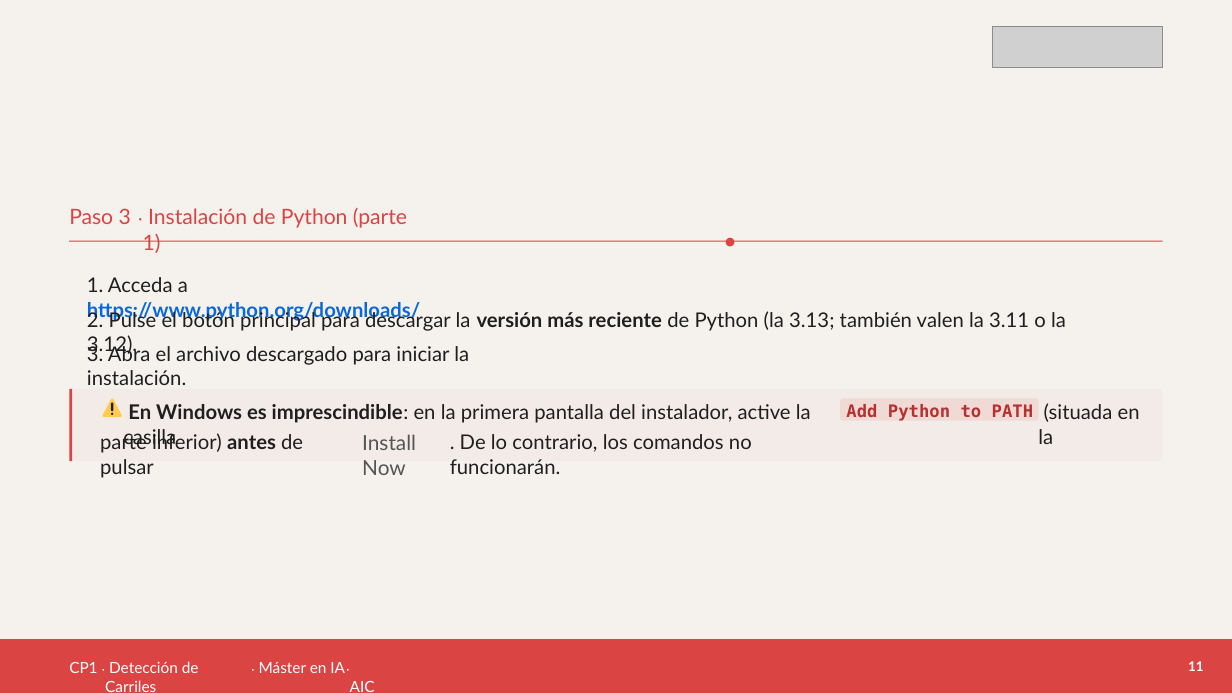
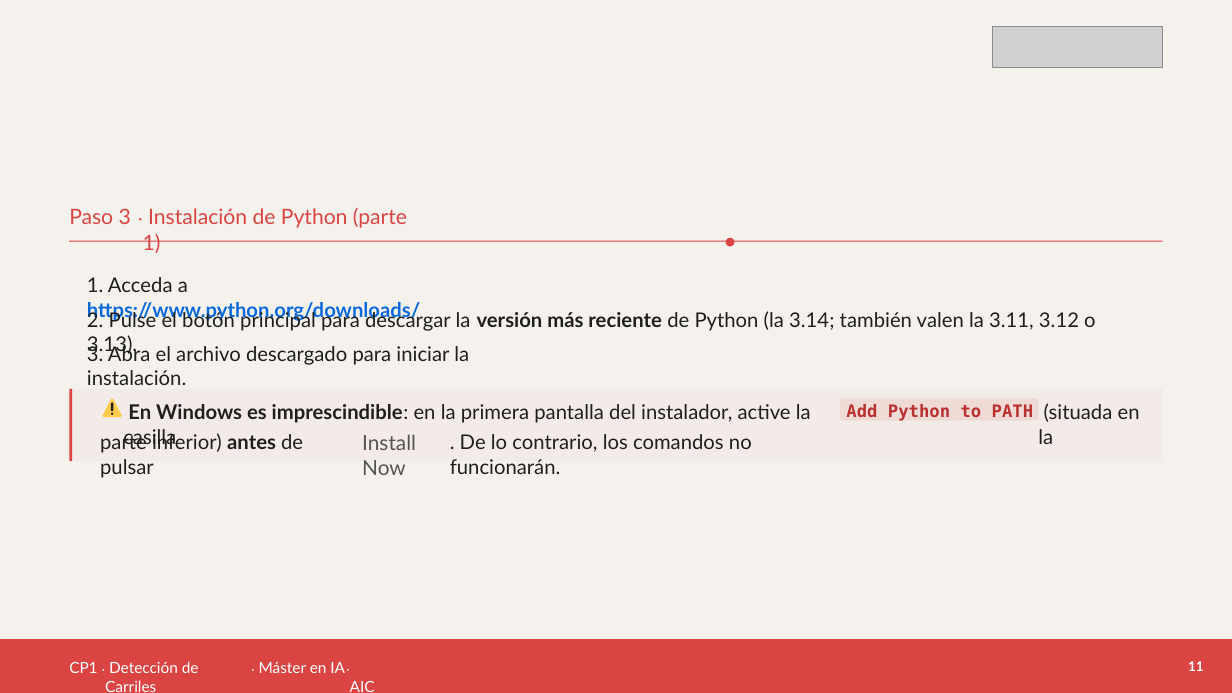
Before and after one commit to codx-digital/master-ia-practicas, a slide deck: slide 11 of CP1-carriles/rendered/CP1-dosier-alumno.pptx. Drawn at 1232x693 pixels with LibreOffice and Linux fonts; fonts in the diff are those of the drawing; grey boxes stand for pictures. Boxes give left, top, right and bottom in pixels: in the first picture for what was removed or moved away, otherwise in the second. Text is boxed around its words. In the diff, an @@ line names an element or a change of style, - is before the commit and + after.

```diff
--- a/CP1-carriles/rendered/CP1-dosier-alumno.pptx
+++ b/CP1-carriles/rendered/CP1-dosier-alumno.pptx
@@ text at (87,309,1095,331): text changed @@
-2. Pulse el botón principal para descargar la versión más reciente de Python (la 3.13; también valen la 3.11 o la 3.12).
+2. Pulse el botón principal para descargar la versión más reciente de Python (la 3.14; también valen la 3.11, 3.12 o 3.13).
```
Also in this commit, not shown: 3 other files.
